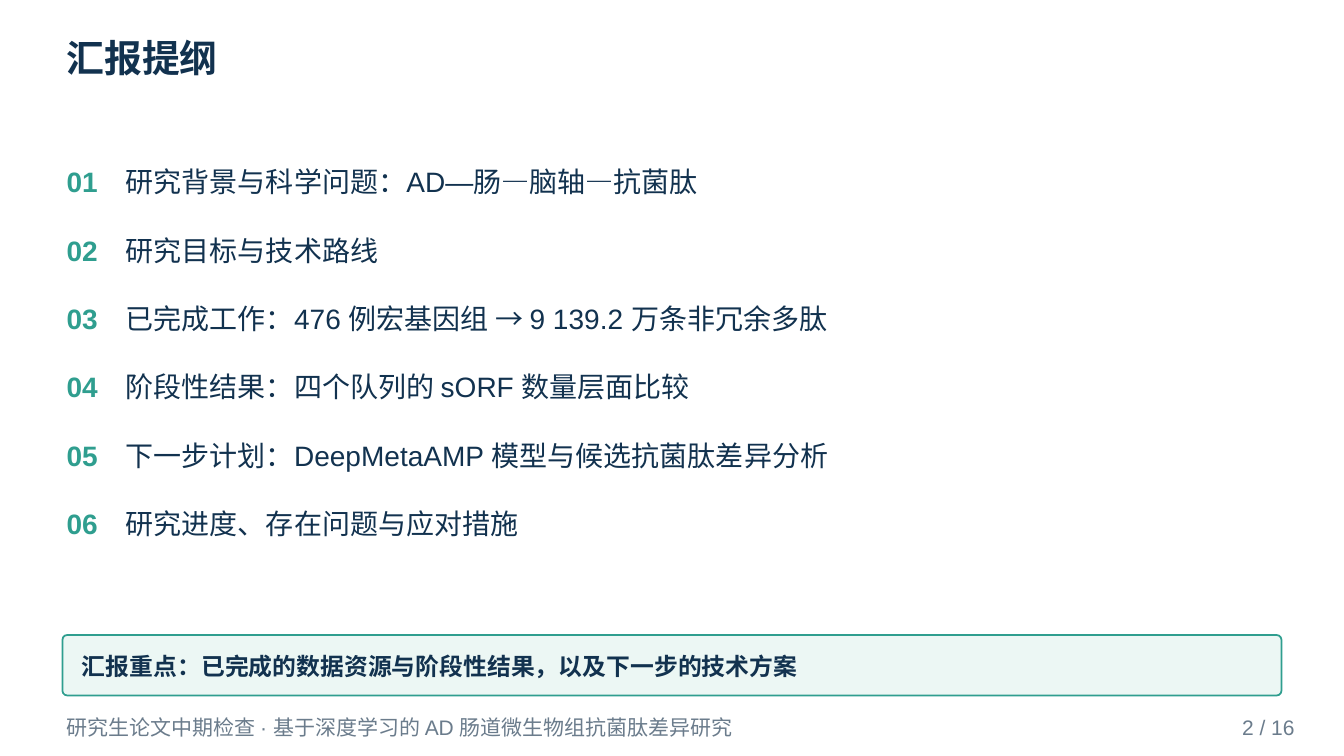
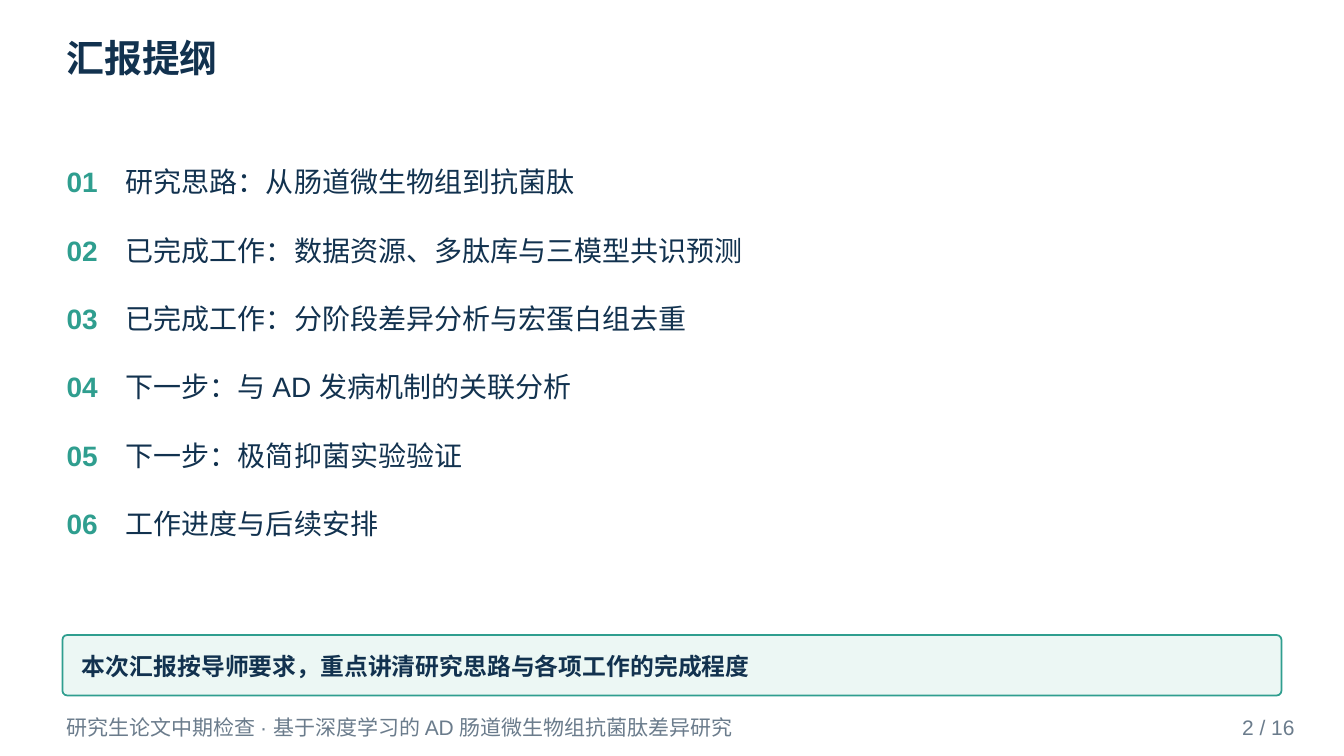
Before and after one commit to mqgg5630-cyber/zhongqi, a slide deck: slide 2 of deliverable/中期答辩.pptx. Drawn at 1344x756 pixels with LibreOffice and Linux fonts; fonts in the diff are those of the drawing. Boxes give left, top, right and bottom in pixels: in the first picture for what was removed or moved away, otherwise in the second. Text is boxed around its words. In the diff, an @@ line names an element or a change of style, - is before the commit and + after.

```diff
--- a/deliverable/中期答辩.pptx
+++ b/deliverable/中期答辩.pptx
@@ text at (67, 168, 743, 537): text changed @@
-01 研究背景与科学问题：AD—肠—脑轴—抗菌肽
-02 研究目标与技术路线
-03 已完成工作：476 例宏基因组 → 9 139.2 万条非冗余多肽
-04 阶段性结果：四个队列的 sORF 数量层面比较
-05 下一步计划：DeepMetaAMP 模型与候选抗菌肽差异分析
-06 研究进度、存在问题与应对措施
+01 研究思路：从肠道微生物组到抗菌肽
+02 已完成工作：数据资源、多肽库与三模型共识预测
+03 已完成工作：分阶段差异分析与宏蛋白组去重
+04 下一步：与 AD 发病机制的关联分析
+05 下一步：极简抑菌实验验证
+06 工作进度与后续安排
@@ text in rounded rectangle at (82, 654, 750, 678): text changed @@
-汇报重点：已完成的数据资源与阶段性结果，以及下一步的技术方案
+本次汇报按导师要求，重点讲清研究思路与各项工作的完成程度
```
Also in this commit, not shown: 12 other slides changed, 1 slide added, 1 slide removed, 24 other files.
